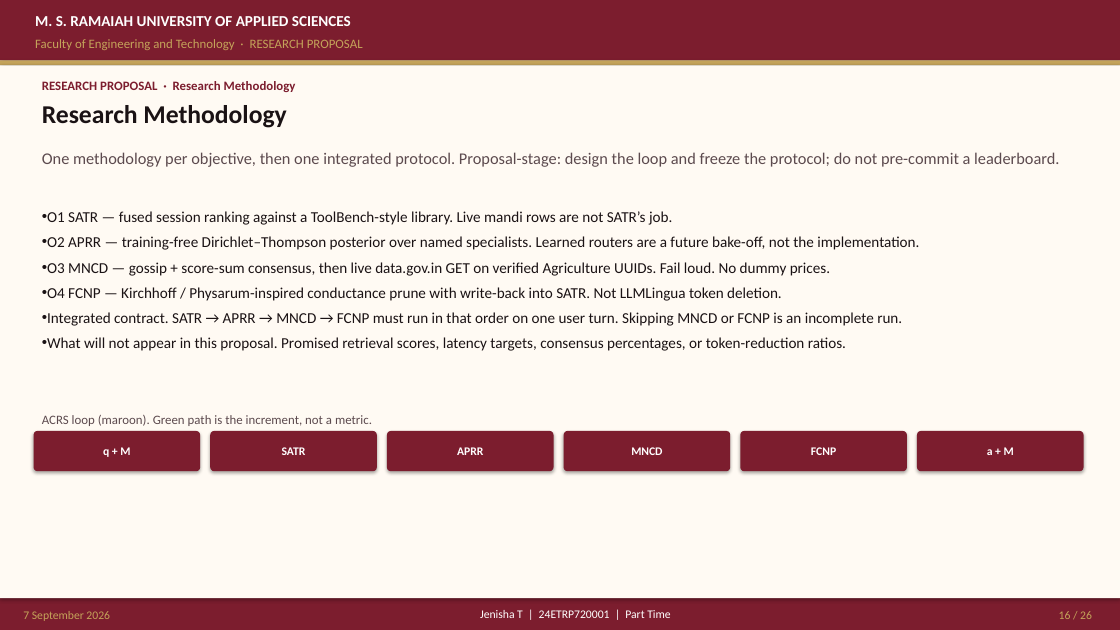
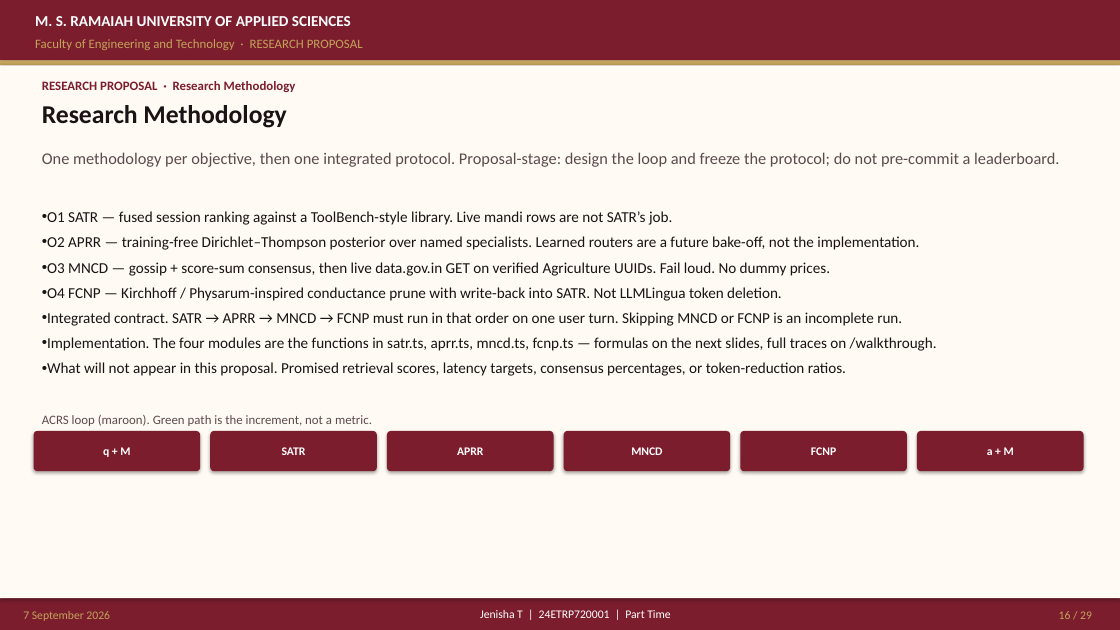
Before and after one commit to joyjeni/phd-agentic-ai-master, a slide deck: slide 16 of docs/slides/ACRS_PhD_Proposal_JenishaT_24ETRP720001.pptx. Drawn at 1120x630 pixels with LibreOffice and Linux fonts; fonts in the diff are those of the drawing. Boxes give left, top, right and bottom in pixels: in the first picture for what was removed or moved away, otherwise in the second. Text is boxed around its words. In the diff, an @@ line names an element or a change of style, - is before the commit and + after.

Commit message:
Add exact ACRS formulas and ToolBench / AGMARKNET pipeline walkthroughs.
SATR, APRR, MNCD, and FCNP equations as implemented, plus two full
SATR→APRR→MNCD→FCNP traces on a ToolBench-schema soil tool and live
data.gov.in mandi prices. FET slides 08f–08h; laboratory /walkthrough.

```diff
--- a/docs/slides/ACRS_PhD_Proposal_JenishaT_24ETRP720001.pptx
+++ b/docs/slides/ACRS_PhD_Proposal_JenishaT_24ETRP720001.pptx
@@ text at [47, 337, 937, 351]: paragraph added @@
+• Implementation. The four modules are the functions in satr.ts, aprr.ts, mncd.ts, fcnp.ts — formulas on the next slides, full traces on /walkthrough.
```
Also in this commit, not shown: 1 other slide changed, 3 slides added, 49 other files.
